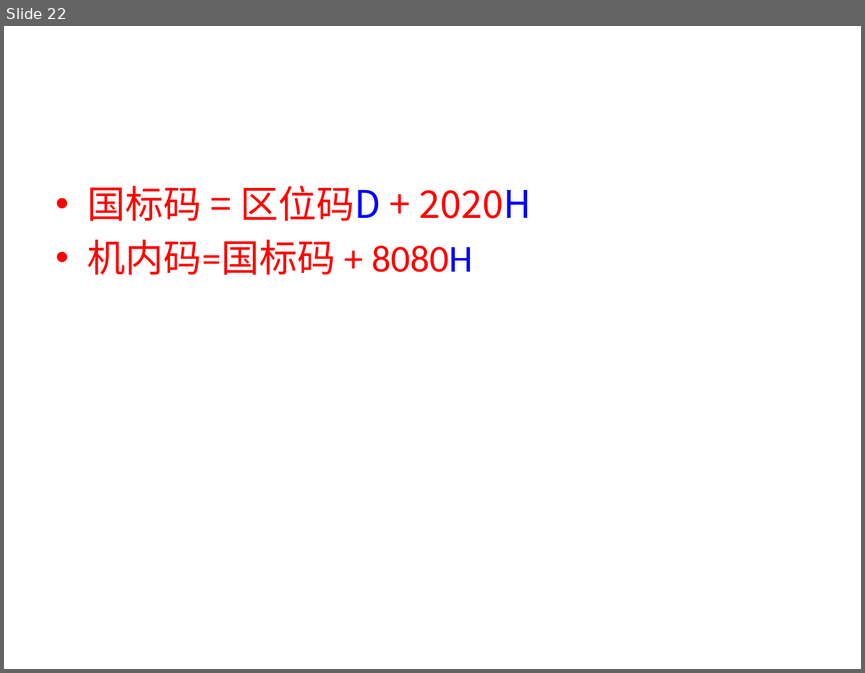
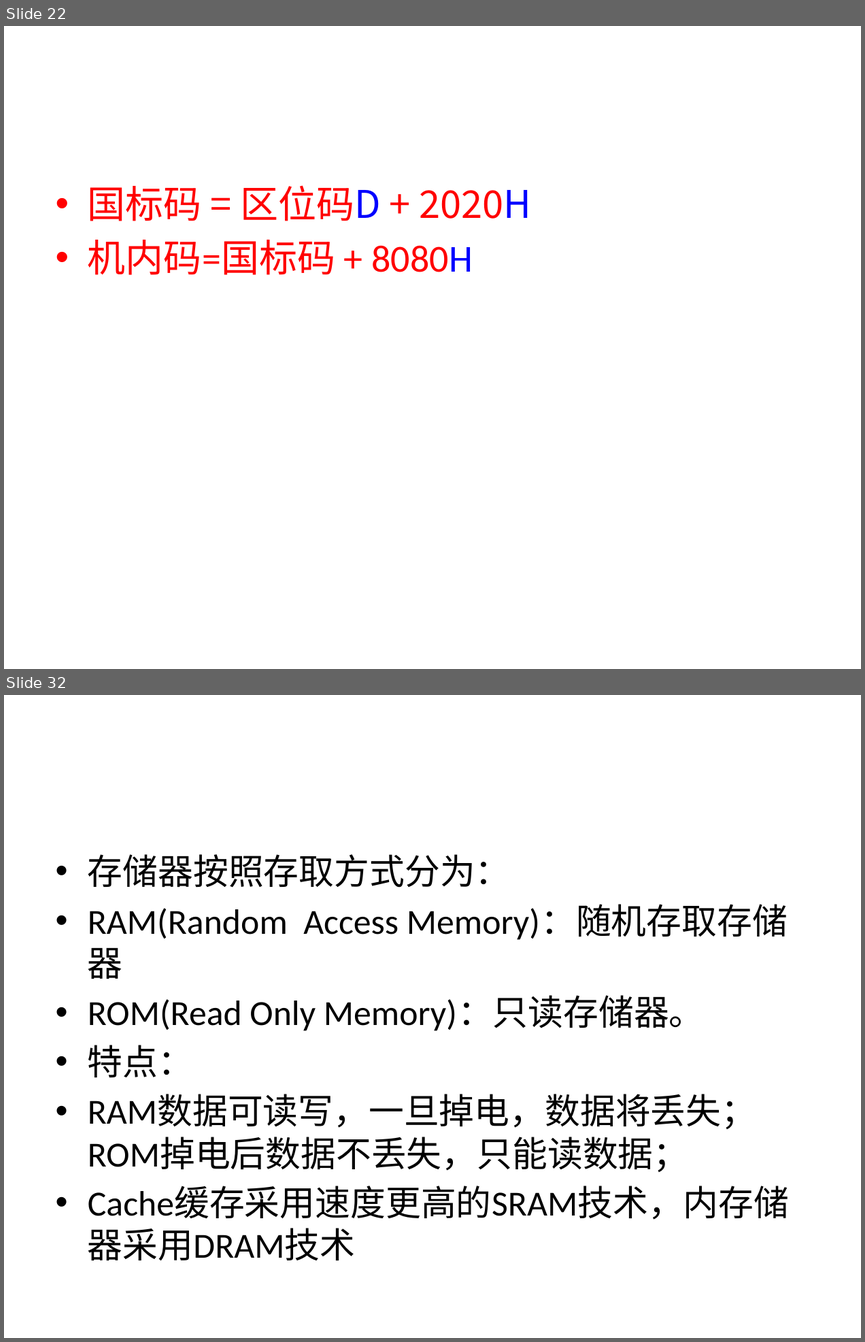
Before and after one commit to sans123wx/class, a slide deck: 计算机应用基础/第1章计算机基础/第1章复习.pptx. Shown one above the other, each under a label of ours: slide 22 before the commit, slides 22 and 32 after it; the slides between them are not shown. The pictures are 865x673 and 865x1342 pixels, drawn with LibreOffice and Linux fonts; fonts in the diff are those of the drawing. Boxes give left, top, right and bottom in pixels: in the first picture for what was removed or moved away, otherwise in the second. Text is boxed around its words. In the diff, an @@ line names an element or a change of style, - is before the commit and + after.

```diff
--- a/计算机应用基础/第1章计算机基础/第1章复习.pptx
+++ b/计算机应用基础/第1章计算机基础/第1章复习.pptx
@@ slide 32 added at <box>4,695,861,1338</box>, background #FFFFFF @@
@@ text added at <box>88,854,789,1260</box>, 29.6 pt, text #000000 @@
+• 存储器按照存取方式分为：
+• RAM(Random Access Memory)：随机存取存储器
+• ROM(Read Only Memory)：只读存储器。
+• 特点：
+• RAM数据可读写，一旦掉电，数据将丢失；ROM掉电后数据不丢失，只能读数据；
+• Cache缓存采用速度更高的SRAM技术，内存储器采用DRAM技术
```
Also in this commit, not shown: 13 other slides added, 13 other files.
